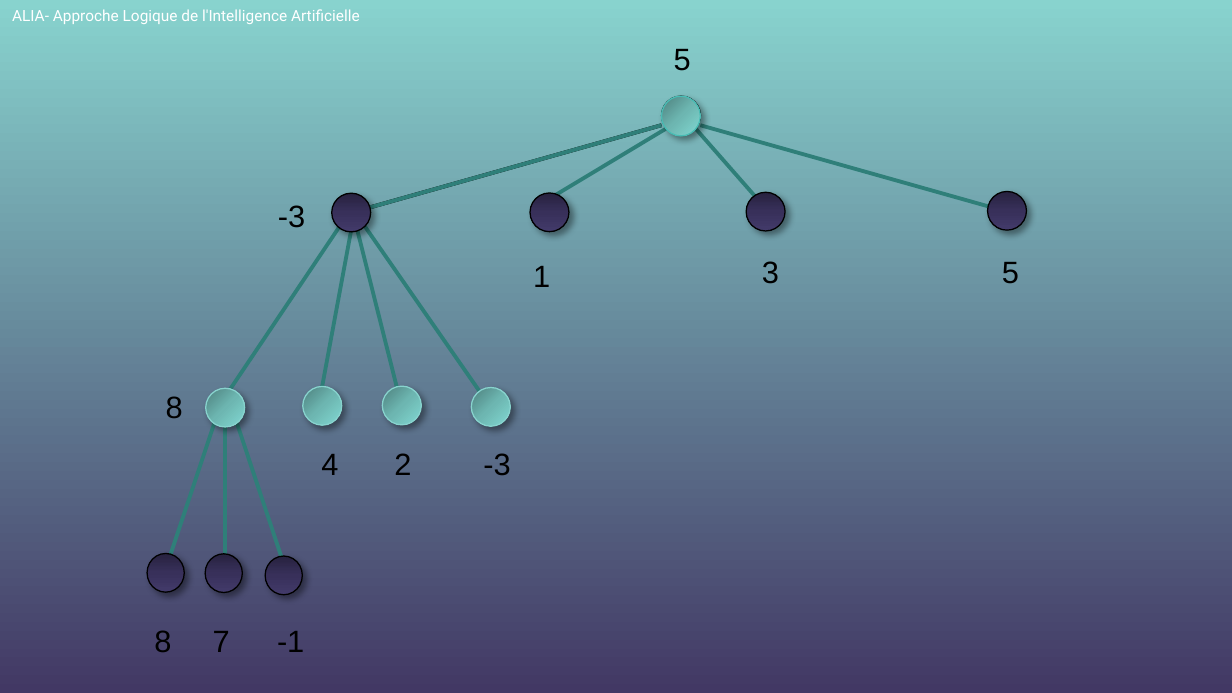
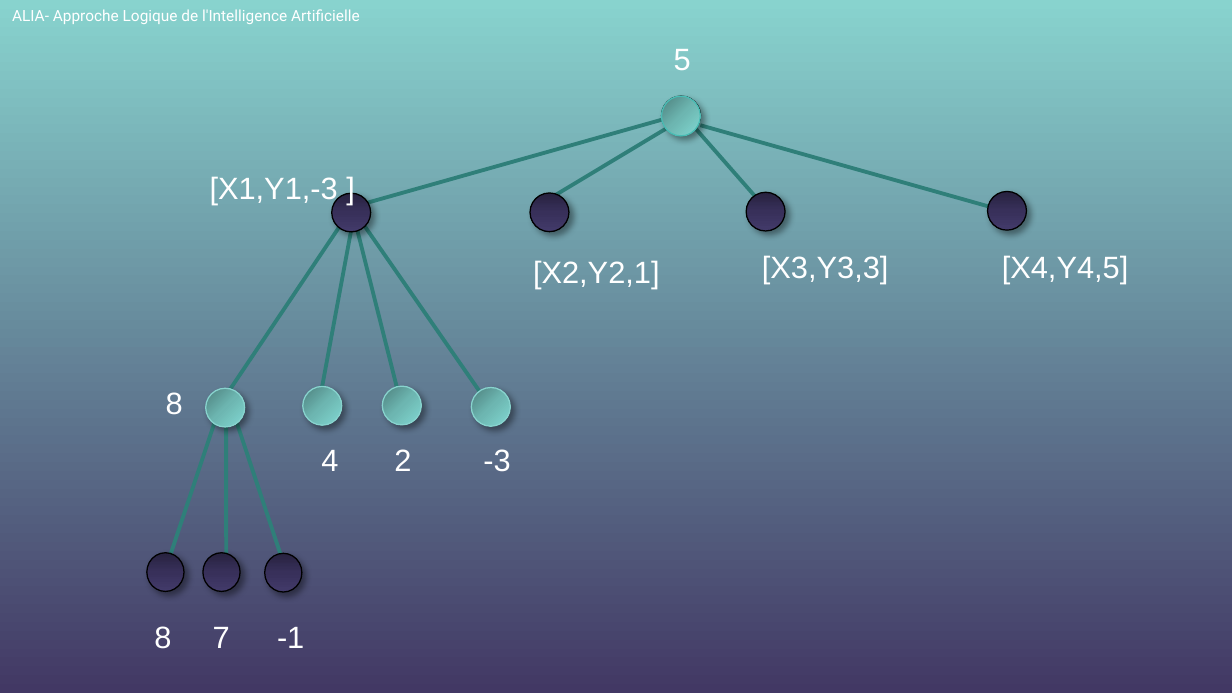
Before and after one commit to mguillevic/Othello, a slide deck: slide 10 of ALIA_Othello.pptx (slide 14 before the commit). Drawn at 1232x693 pixels with LibreOffice and Linux fonts; fonts in the diff are those of the drawing; background and template pictures are left out. Boxes give left, top, right and bottom in pixels: in the first picture for what was removed or moved away, otherwise in the second. Text is boxed around its words. In the diff, an @@ line names an element or a change of style, - is before the commit and + after.

```diff
--- a/ALIA_Othello.pptx
+++ b/ALIA_Othello.pptx
@@ line moved from (662, 126) - (351, 213) to (662, 120) - (351, 207) @@
@@ line removed from (662, 126) to (351, 213) @@
@@ text at (x1=210, y1=176, x2=338, y2=204): text changed; text colour #000000 to #FFFFFF @@
--3
+[X1,Y1,-3 ]
@@ text at (x1=533, y1=260, x2=660, y2=289): text changed; text colour #000000 to #FFFFFF @@
-1
+[X2,Y2,1]
@@ text at (x1=762, y1=255, x2=889, y2=284): text changed; text colour #000000 to #FFFFFF @@
-3
+[X3,Y3,3]
@@ text at (x1=1002, y1=255, x2=1129, y2=284): text changed; text colour #000000 to #FFFFFF @@
-5
+[X4,Y4,5]
@@ ellipse removed at (x1=216, y1=562, x2=235, y2=582) @@
@@ ellipse removed at (x1=274, y1=562, x2=293, y2=582) @@
@@ text colour #000000 to #FFFFFF in 8 elements at (x1=674, y1=49, x2=691, y2=70), (x1=321, y1=450, x2=338, y2=471), (x1=154, y1=626, x2=171, y2=649), (x1=213, y1=627, x2=230, y2=648), (x1=166, y1=392, x2=183, y2=415), (x1=394, y1=449, x2=411, y2=471), (x1=483, y1=449, x2=510, y2=472), (x1=277, y1=627, x2=304, y2=648) @@
```
Also in this commit, not shown: 1 other slide changed, 1 slide added, 4 slides removed, 1 other file.
